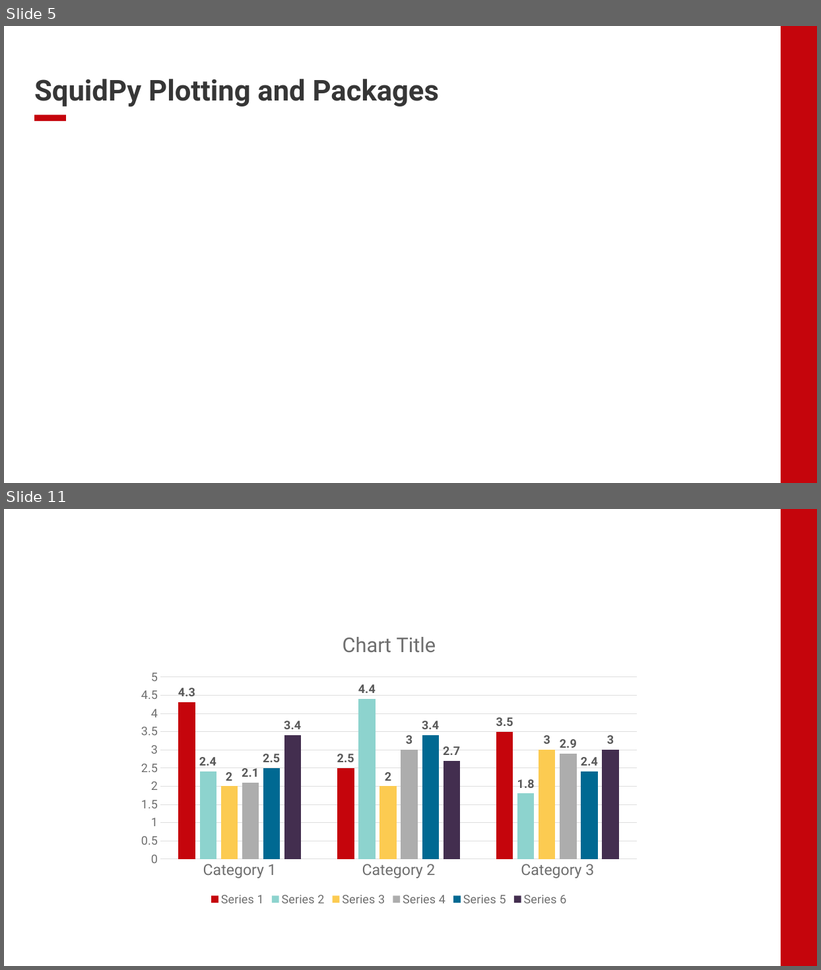
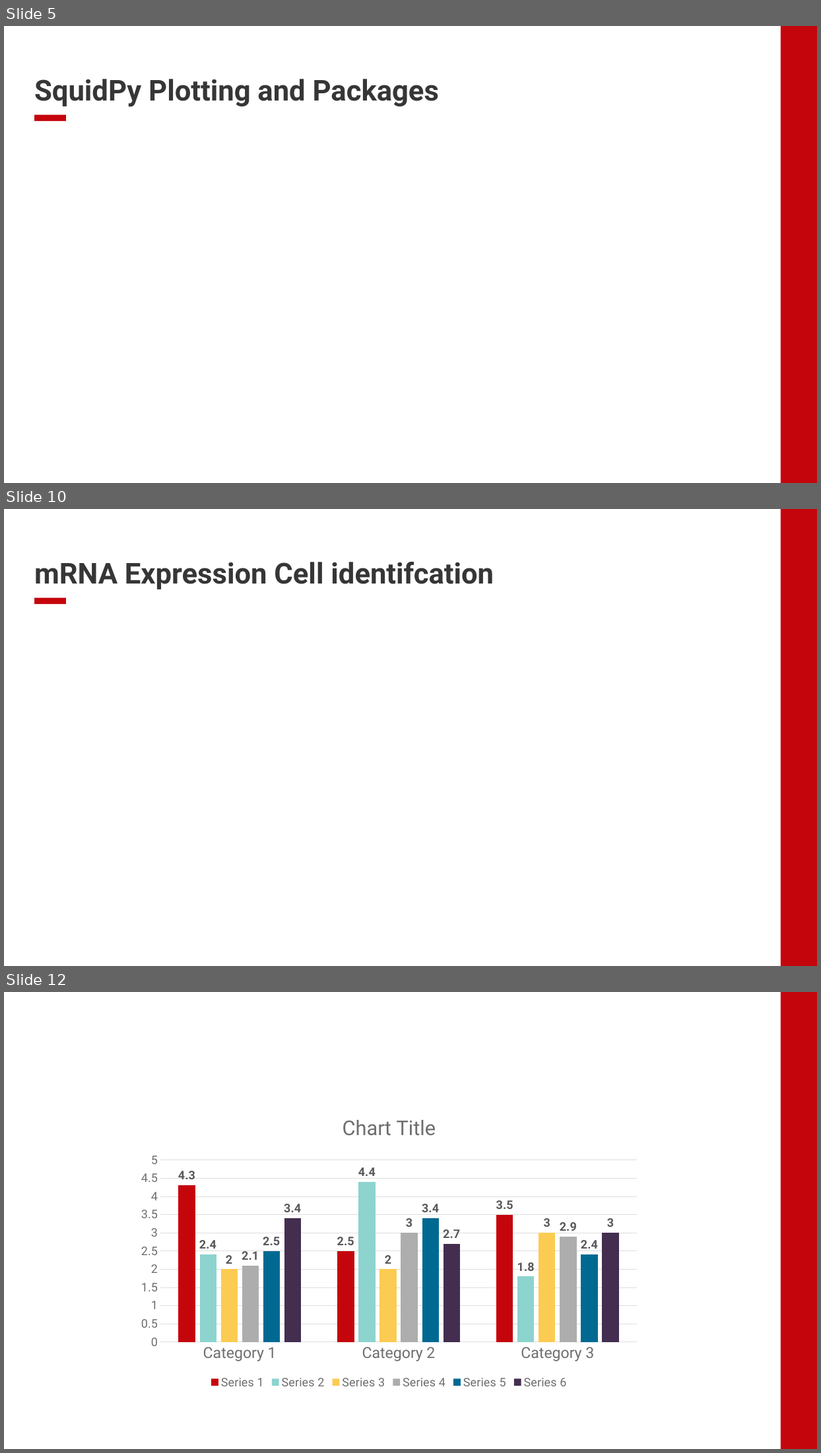
Before and after one commit to EDJohns/2025-Dinh-Lab-Research-Project, a slide deck: Shapiro 2025 Project/Weekly Updates/Week 1 Update.pptx. Shown one above the other, each under a label of ours: slides 5 and 11 before the commit, slides 5, 10 and 12 after it; the slides between them are not shown. The pictures are 821x970 and 821x1453 pixels, drawn with LibreOffice and Linux fonts; fonts in the diff are those of the drawing; background and template pictures are left out. Boxes give left, top, right and bottom in pixels: in the first picture for what was removed or moved away, otherwise in the second. Text is boxed around its words. In the diff, an @@ line names an element or a change of style, - is before the commit and + after.

```diff
--- a/Shapiro 2025 Project/Weekly Updates/Week 1 Update.pptx
+++ b/Shapiro 2025 Project/Weekly Updates/Week 1 Update.pptx
@@ slide 10 added at <box>4,509,817,966</box>, background #FFFFFF; not listed: 2 template elements that a slide beside it also shows @@
@@ title added at <box>34,562,494,590</box>, 34 pt, text #363636, bold @@
+mRNA Expression Cell identifcation
@@ what was slide 11 is now slide 12 @@
```
Also in this commit, not shown: 2 slides changed, 3 other slides added, 3 slides removed, 5 other files.
